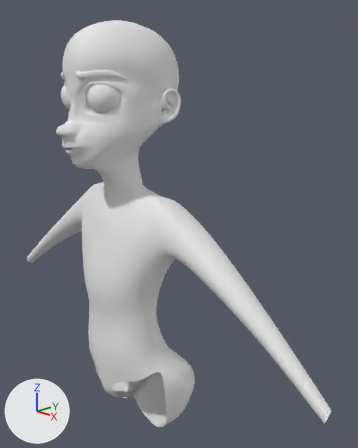
One commit to the Blender file mavis.blend: the scene before it, then after it.
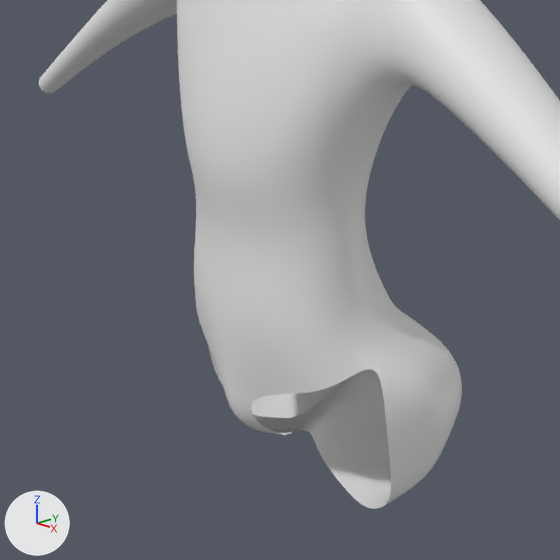
Old and new are each drawn whole from a 50 mm lens placed at (1.388, -1.048, 2.543), pointed at (0.129, 0.132, 2.034) and again close up on the part from 3% to 65% of the width and 50% to 100% of the height. Arrows for +X, +Y and +Z are at lower left; the lights stay in place.

In view in the first close-up: 'Roundcube'.
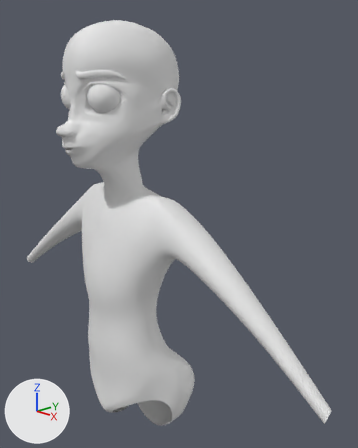
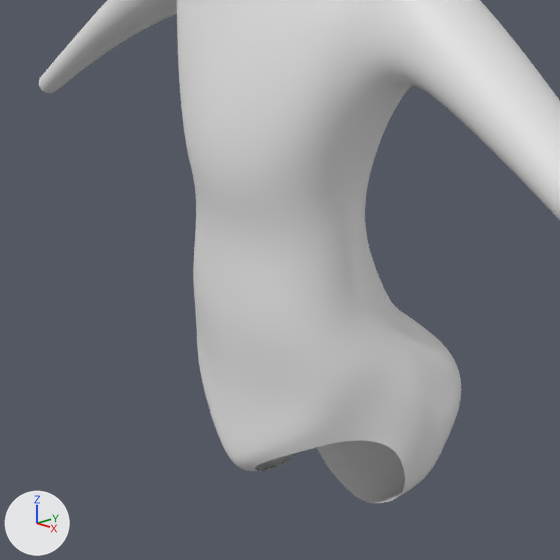
Pixel boxes [x1, y1, x2, y2] of what changed, in the close-ups (560 x 560 px):
'Roundcube', reshaped: before [39, 0, 560, 509]; after [39, 0, 560, 503]
part 1 of me_roundcube, built on: before [194, 270, 462, 509]; after [193, 267, 461, 503]

Patch to the scene script:
```diff
--- a/mavis.blend.py
+++ b/mavis.blend.py
@@ me_roundcube @@
 me_roundcube.from_pydata(...)  # 475 vertices, 433 faces; spans x 0.0..0.845, y -0.273..0.216, z 1.24..2.725
 # used by ob_roundcube; location = (0.0, 0.0, 0.0)
 # verts and faces of me_roundcube; kept vertices keep their numbers, new ones are numbered from 475
 # before: 415 (0.185, -0.076, 1.517), 416 (0.203, -0.024, 1.543), 417 (0.189, 0.024, 1.547), 418 (0.16, 0.074, 1.541), 419 (0.148, -0.105, 1.494)
 # before: 420 (0.0, -0.145, 1.45), 423 (0.027, -0.134, 1.451), 424 (0.038, -0.128, 1.401), 427 (0.0, -0.149, 1.392), 432 (0.028, -0.066, 1.342)
 # before: 433 (0.0, -0.076, 1.325), 438 (0.235, -0.024, 1.317), 440 (0.235, -0.04, 1.499), 441 (0.253, 0.033, 1.495), 442 (0.181, 0.088, 1.521)
 # before: 443 (0.142, 0.101, 1.524), 450 (0.232, 0.064, 1.492), 451 (0.17, 0.148, 1.48), 459 (0.203, 0.146, 1.464), 460 (0.182, -0.013, 1.269)
 # before: 466 (0.235, -0.032, 1.408), 467 (0.253, 0.038, 1.414), 469 (0.246, 0.074, 1.407), 471 (0.226, 0.129, 1.421)
+# me_roundcube part 1
+delete_vertices([424])  # with the faces that use them
+verts[416] = (0.206, -0.024, 1.543)  # moved
+verts[417] = (0.191, 0.024, 1.547)  # moved
+verts[418] = (0.156, 0.074, 1.541)  # moved
+verts[469] = (0.242, 0.074, 1.407)  # moved
+verts[423] = (0.07, -0.128, 1.459)  # moved
+verts[427] = (0.0, -0.156, 1.331)  # moved
+verts[438] = (0.235, 0.006, 1.317)  # moved
+verts[440] = (0.211, -0.022, 1.481)  # moved
+verts[441] = (0.232, 0.033, 1.495)  # moved
+verts[442] = (0.172, 0.088, 1.521)  # moved
+verts[443] = (0.141, 0.101, 1.524)  # moved
+verts[451] = (0.169, 0.148, 1.48)  # moved
+verts[450] = (0.212, 0.064, 1.492)  # moved
+verts[459] = (0.2, 0.146, 1.464)  # moved
+verts[460] = (0.182, 0.011, 1.269)  # moved
+verts[466] = (0.232, -0.005, 1.408)  # moved
+verts[467] = (0.247, 0.038, 1.414)  # moved
+verts[471] = (0.224, 0.129, 1.421)  # moved
+verts[432] = (0.024, -0.034, 1.287)  # moved
+verts[433] = (0.0, -0.04, 1.276)  # moved
+verts[475] = (0.096, -0.132, 1.392)
+verts[476] = (0.028, -0.113, 1.298)
+verts[477] = (0.0, -0.124, 1.282)
+verts[478] = (0.185, -0.066, 1.466)
+verts[479] = (0.148, -0.109, 1.436)
+verts[480] = (0.18, -0.058, 1.417)
+verts[481] = (0.143, -0.108, 1.401)
+verts[482] = (0.033, -0.141, 1.332)
+verts[483] = (0.0, -0.149, 1.318)
+faces += [(420, 427, 475, 423), (476, 482, 483, 477), (415, 419, 479, 478), (415, 478, 440, 416), (419, 423, 475, 479), (432, 476, 477, 433)]
+faces += [(478, 479, 481, 480), (427, 483, 482, 475), (475, 482, 481, 479), (440, 478, 480, 466)]
```
